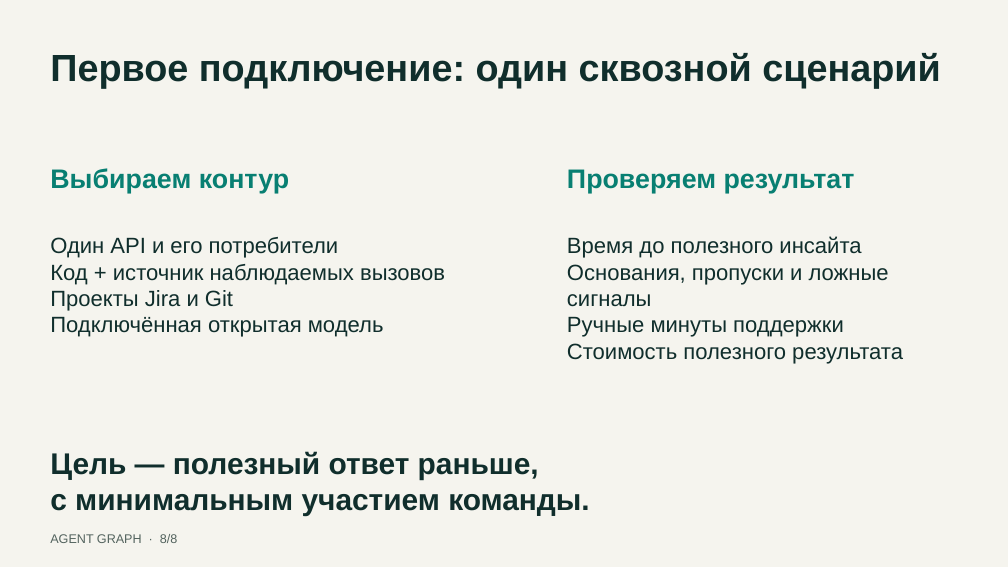
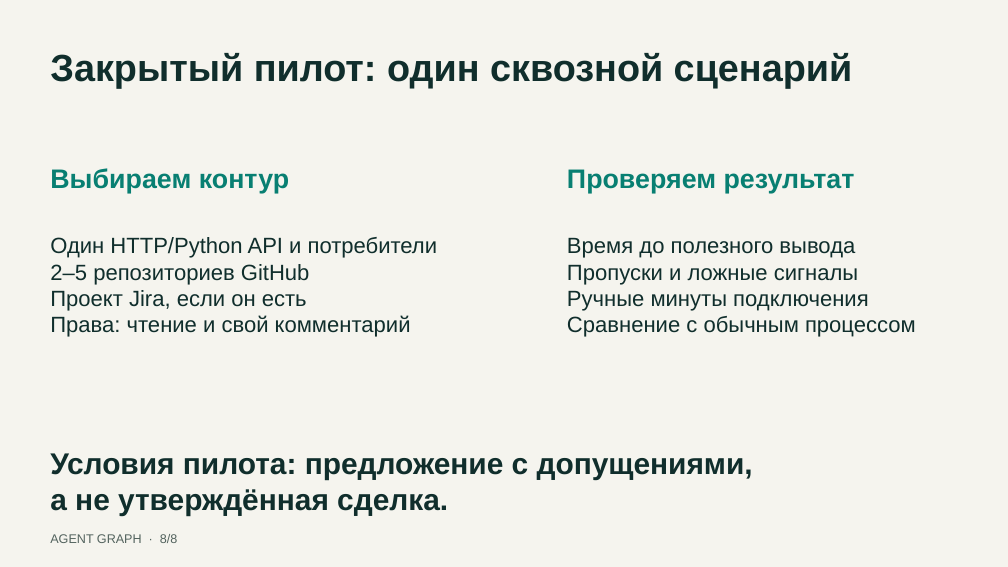
Before and after one commit to rengalaxies/agent, a slide deck: slide 8 of docs/product/pilot/presentation/pilot-presentation.pptx. Drawn at 1008x567 pixels with LibreOffice and Linux fonts; fonts in the diff are those of the drawing. Boxes give left, top, right and bottom in pixels: in the first picture for what was removed or moved away, otherwise in the second. Text is boxed around its words. In the diff, an @@ line names an element or a change of style, - is before the commit and + after.

```diff
--- a/docs/product/pilot/presentation/pilot-presentation.pptx
+++ b/docs/product/pilot/presentation/pilot-presentation.pptx
@@ text at [50, 53, 853, 88]: text changed @@
-Первое подключение: один сквозной сценарий
+Закрытый пилот: один сквозной сценарий
@@ text at [50, 237, 438, 337]: text changed @@
-Один API и его потребители
-Код + источник наблюдаемых вызовов
-Проекты Jira и Git
-Подключённая открытая модель
+Один HTTP/Python API и потребители
+2–5 репозиториев GitHub
+Проект Jira, если он есть
+Права: чтение и свой комментарий
@@ text at [567, 238, 916, 337]: text changed @@
-Время до полезного инсайта
-Основания, пропуски и ложные сигналы
-Ручные минуты поддержки
-Стоимость полезного результата
+Время до полезного вывода
+Пропуски и ложные сигналы
+Ручные минуты подключения
+Сравнение с обычным процессом
@@ text at [50, 453, 753, 516]: text changed @@
-Цель — полезный ответ раньше,
-с минимальным участием команды.
+Условия пилота: предложение с допущениями,
+а не утверждённая сделка.
```
Also in this commit, not shown: 4 other slides changed, 8 other files.
